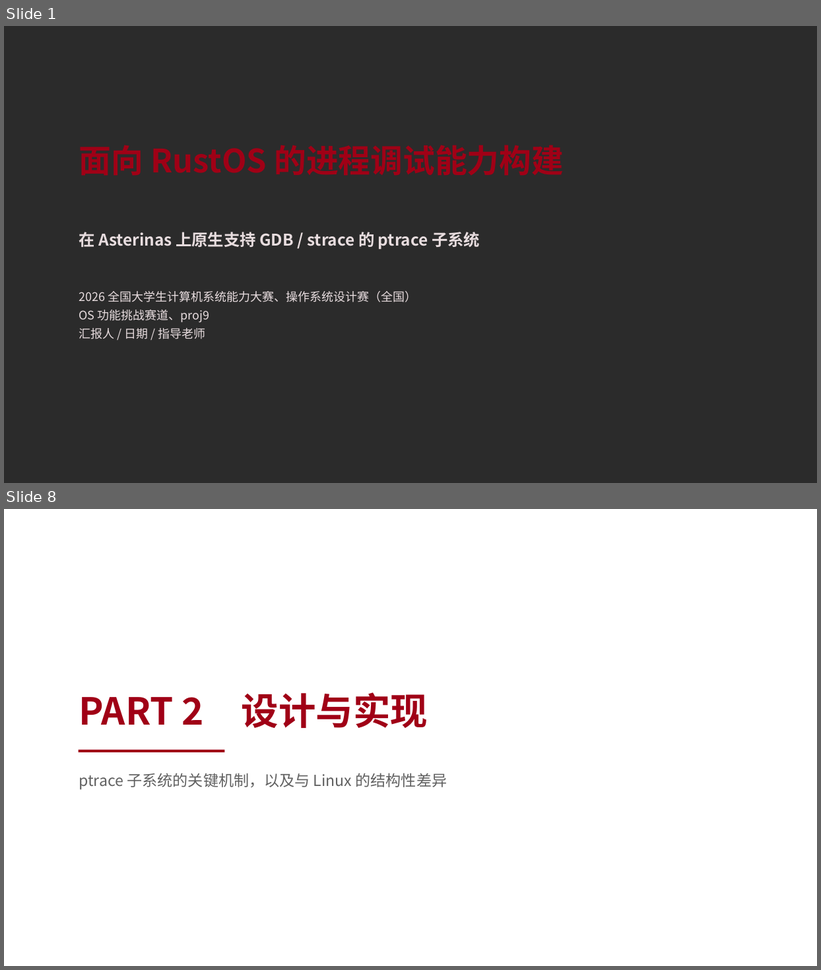
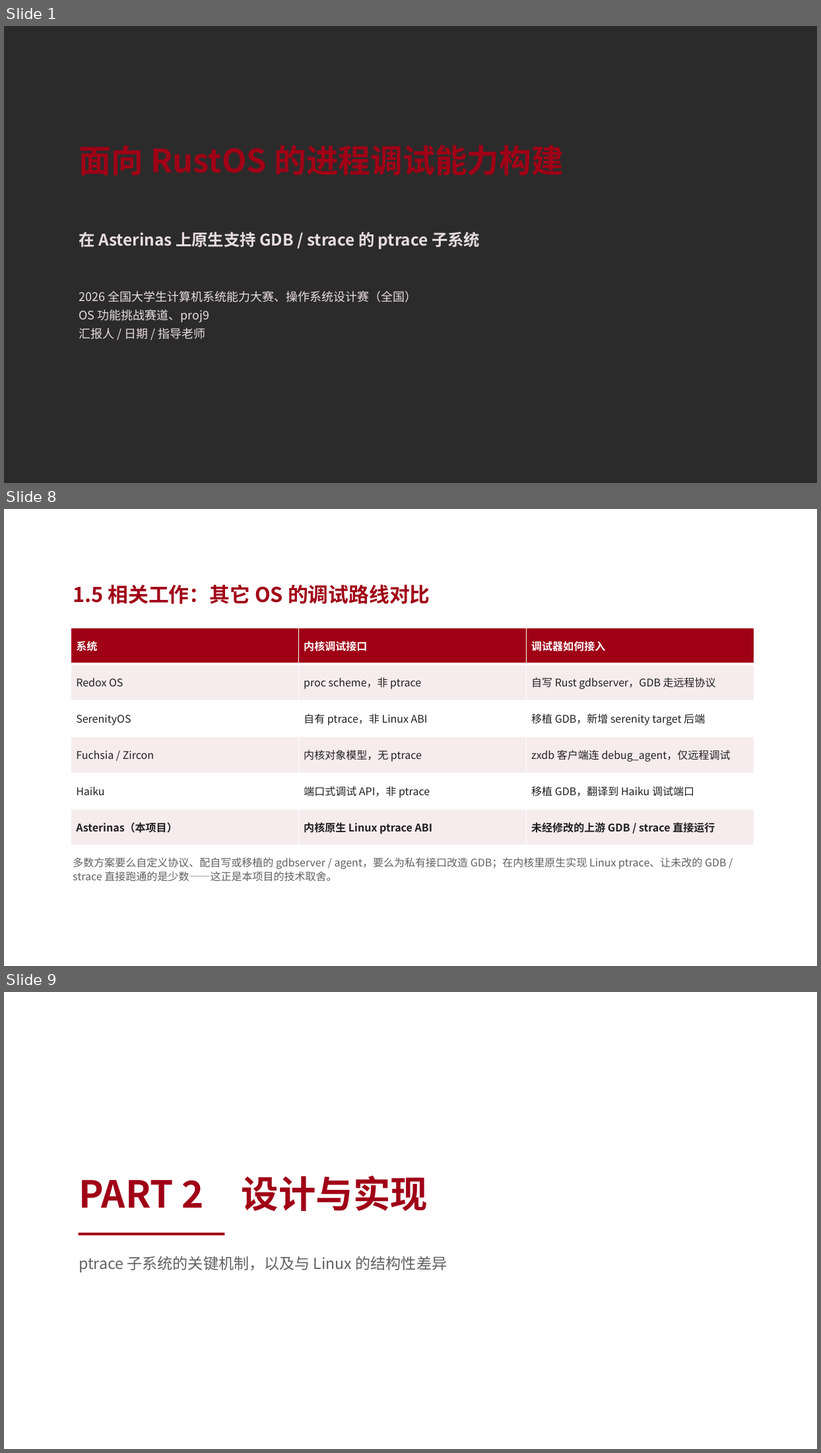
Before and after one commit to vvvvsv/asterinas, a slide deck: research_practice/答辩-科研实践.pptx. Shown one above the other, each under a label of ours: slides 1 and 8 before the commit, slides 1, 8 and 9 after it; the slides between them are not shown. The pictures are 821x970 and 821x1453 pixels, drawn with LibreOffice and Linux fonts; fonts in the diff are those of the drawing; background and template pictures are left out; a plain dark background stands for a picture behind light text. Boxes give left, top, right and bottom in pixels: in the first picture for what was removed or moved away, otherwise in the second. Text is boxed around its words. In the diff, an @@ line names an element or a change of style, - is before the commit and + after.

```diff
--- a/research_practice/答辩-科研实践.pptx
+++ b/research_practice/答辩-科研实践.pptx
@@ slide 8 added at [4, 509, 817, 966], background picture (left out) @@
@@ text added at [73, 584, 430, 604], 24 pt, text #A00016, bold @@
+1.5 相关工作：其它 OS 的调试路线对比
@@ table added at [71, 628, 754, 846], 6 rows, 3 columns @@
+系统 | 内核调试接口 | 调试器如何接入
+Redox OS | proc scheme，非 ptrace | 自写 Rust gdbserver，GDB 走远程协议
+SerenityOS | 自有 ptrace，非 Linux ABI | 移植 GDB，新增 serenity target 后端
+Fuchsia / Zircon | 内核对象模型，无 ptrace | zxdb 客户端连 debug_agent，仅远程调试
+Haiku | 端口式调试 API，非 ptrace | 移植 GDB，翻译到 Haiku 调试端口
+Asterinas（本项目） | 内核原生 Linux ptrace ABI | 未经修改的上游 GDB / strace 直接运行
@@ text added at [73, 857, 727, 882], 12.5 pt, text #606060 @@
+多数方案要么自定义协议、配自写或移植的 gdbserver / agent，要么为私有接口改造 GDB；在内核里原生实现 Linux ptrace、让未改的 GDB / strace 直接跑通的是少数——这正是本项目的技术取舍。
@@ what was slide 8 is now slide 9 @@
```
Also in this commit, not shown: 5 slides changed, 4 other files.
